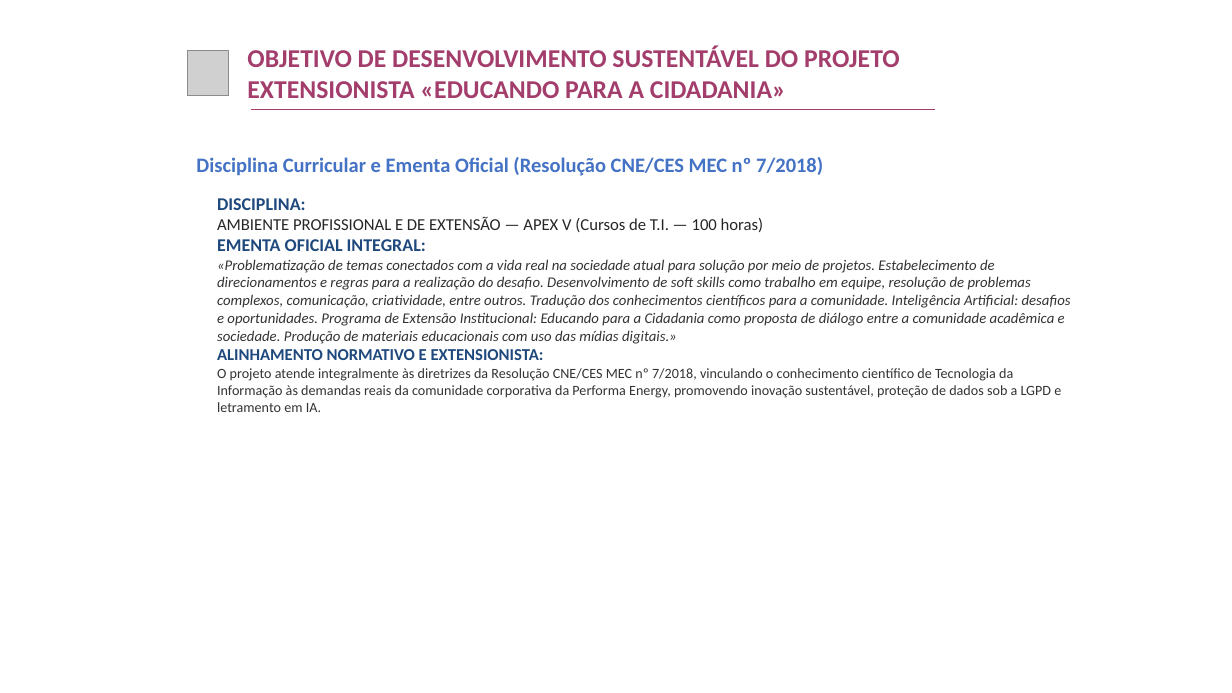
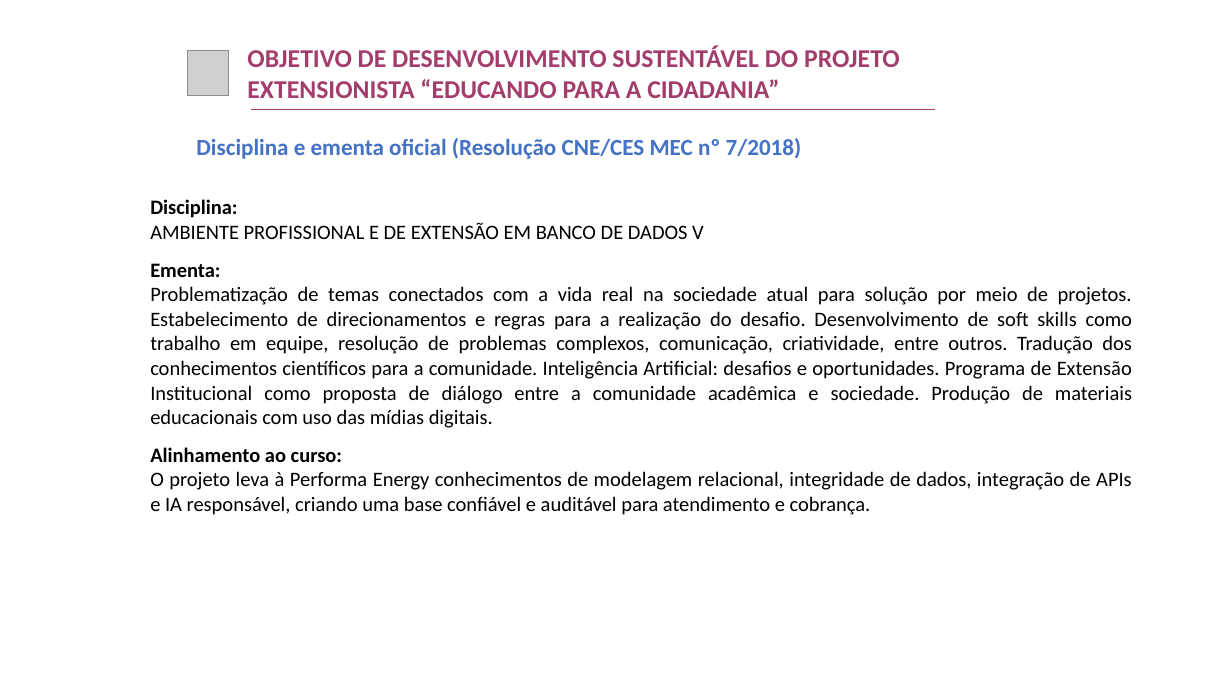
Before and after one commit to rafasants1/apex, a slide deck: slide 4 of TEMPLATE_PREENCHIDO_APEX_V_PERFORMA_ENERGY.pptx. Drawn at 1232x693 pixels with LibreOffice and Linux fonts; fonts in the diff are those of the drawing; grey boxes stand for pictures; background and template pictures are left out. Boxes give left, top, right and bottom in pixels: in the first picture for what was removed or moved away, otherwise in the second. Text is boxed around its words. In the diff, an @@ line names an element or a change of style, - is before the commit and + after.

Commit message:
feat(apex-v): aplicacao integral das correcoes ABNT/layout, pacotes modulares M1/M2 e suite Performalog Atendimento

```diff
--- a/TEMPLATE_PREENCHIDO_APEX_V_PERFORMA_ENERGY.pptx
+++ b/TEMPLATE_PREENCHIDO_APEX_V_PERFORMA_ENERGY.pptx
@@ text at <box>247,46,900,98</box>: text changed @@
-OBJETIVO DE DESENVOLVIMENTO SUSTENTÁVEL DO PROJETO EXTENSIONISTA «EDUCANDO PARA A CIDADANIA»
+OBJETIVO DE DESENVOLVIMENTO SUSTENTÁVEL DO PROJETO EXTENSIONISTA “EDUCANDO PARA A CIDADANIA”
@@ text at <box>196,138,802,159</box>: text changed; size 16 to 18 pt @@
-Disciplina Curricular e Ementa Oficial (Resolução CNE/CES MEC nº 7/2018)
+Disciplina e ementa oficial (Resolução CNE/CES MEC nº 7/2018)
@@ text at <box>150,199,1132,515</box>: text changed; size 11.5 to 16 pt; text colour #333333 to #000000; italic off @@
-DISCIPLINA:
-AMBIENTE PROFISSIONAL E DE EXTENSÃO — APEX V (Cursos de T.I. — 100 horas)
-EMENTA OFICIAL INTEGRAL:
-«Problematização de temas conectados com a vida real na sociedade atual para solução por meio de projetos. Estabelecimento de direcionamentos e regras para a realização do desafio. Desenvolvimento de soft skills como trabalho em equipe, resolução de problemas complexos, comunicação, criatividade, entre outros. Tradução dos conhecimentos científicos para a comunidade. Inteligência Artificial: desafios e oportunidades. Programa de Extensão Institucional: Educando para a Cidadania como proposta de diálogo entre a comunidade acadêmica e sociedade. Produção de materiais educacionais com uso das mídias digitais.»
-ALINHAMENTO NORMATIVO E EXTENSIONISTA:
-O projeto atende integralmente às diretrizes da Resolução CNE/CES MEC nº 7/2018, vinculando o conhecimento científico de Tecnologia da Informação às demandas reais da comunidade corporativa da Performa Energy, promovendo inovação sustentável, proteção de dados sob a LGPD e letramento em IA.
+Disciplina:
+AMBIENTE PROFISSIONAL E DE EXTENSÃO EM BANCO DE DADOS V
+Ementa:
+Problematização de temas conectados com a vida real na sociedade atual para solução por meio de projetos. Estabelecimento de direcionamentos e regras para a realização do desafio. Desenvolvimento de soft skills como trabalho em equipe, resolução de problemas complexos, comunicação, criatividade, entre outros. Tradução dos conhecimentos científicos para a comunidade. Inteligência Artificial: desafios e oportunidades. Programa de Extensão Institucional como proposta de diálogo entre a comunidade acadêmica e sociedade. Produção de materiais educacionais com uso das mídias digitais.
+Alinhamento ao curso:
+O projeto leva à Performa Energy conhecimentos de modelagem relacional, integridade de dados, integração de APIs e IA responsável, criando uma base confiável e auditável para atendimento e cobrança.
```
Also in this commit, not shown: 19 other slides changed, 43 other files.
